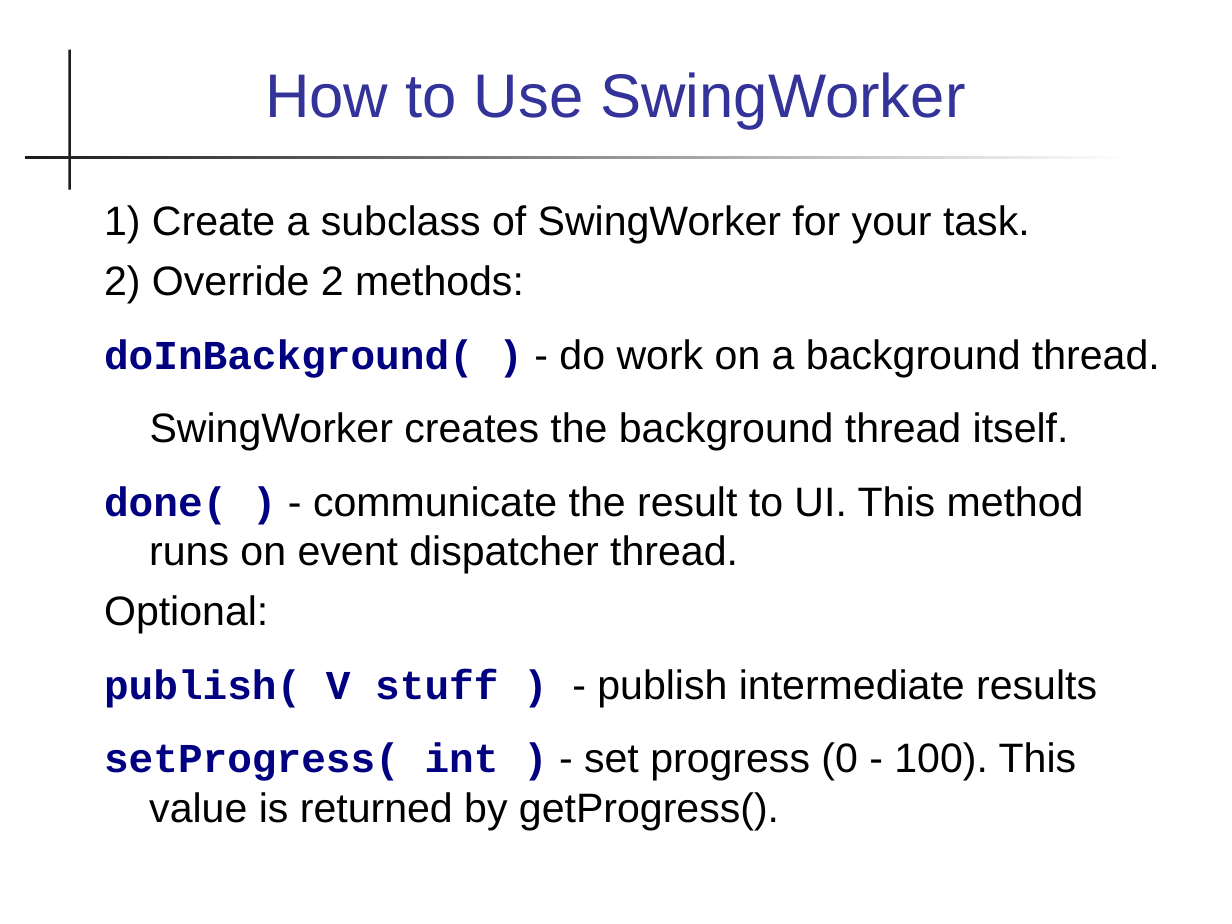
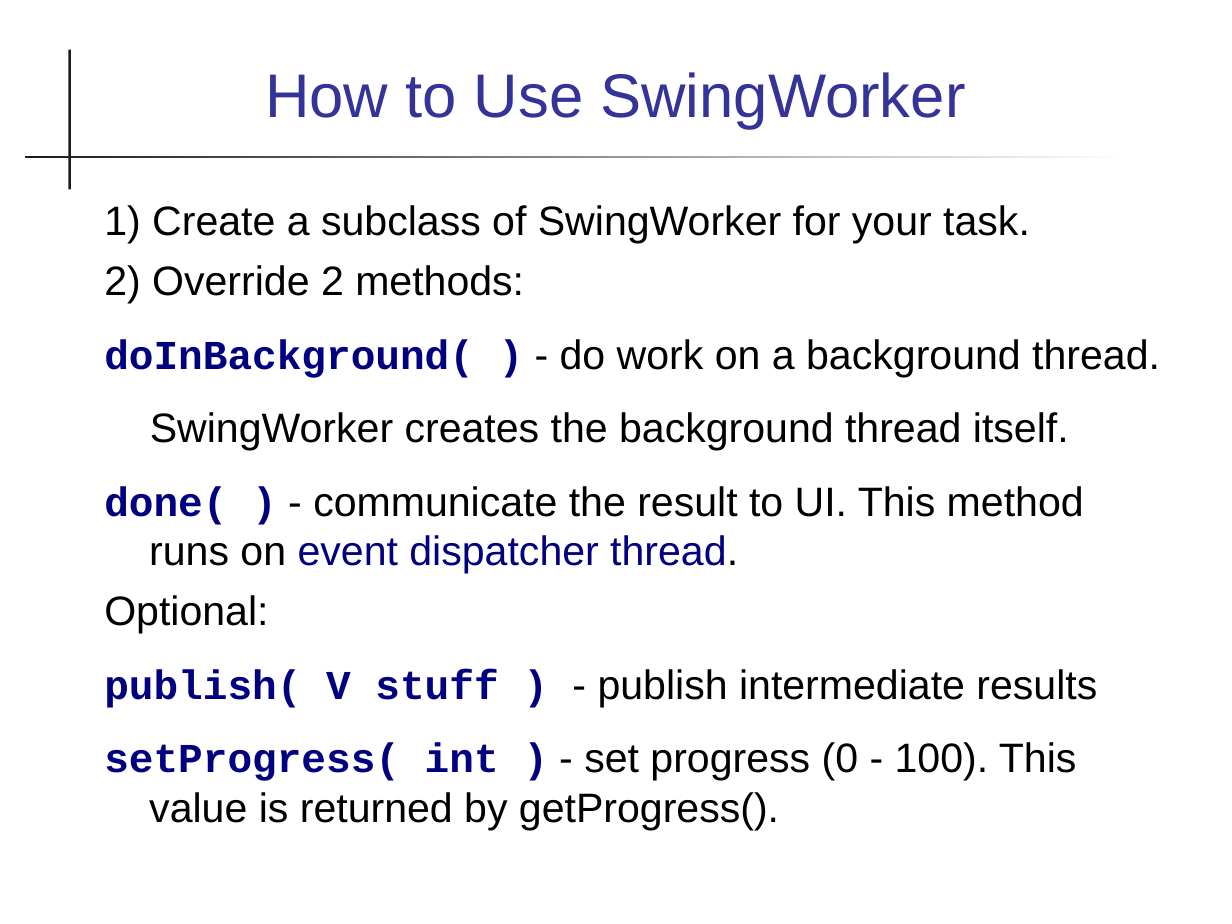
Before and after one commit to skeoop/skeoop.github.io, a slide deck: slide 13 of week12/Threads-in-Swing.ppt. Drawn at 1232x924 pixels with LibreOffice and Linux fonts; fonts in the diff are those of the drawing. Boxes give left, top, right and bottom in pixels: in the first picture for what was removed or moved away, otherwise in the second. Text is boxed around its words. In the diff, an @@ line names an element or a change of style, - is before the commit and + after.

```diff
--- a/week12/Threads-in-Swing.ppt
+++ b/week12/Threads-in-Swing.ppt
@@ text "1) Create a subclass of ..." at <box>104,205,1160,830</box>: text colour #000000 to #000080 in "event dispatcher thread."; indent changed @@
```
Also in this commit, not shown: 11 other slides changed, 2 other files.
